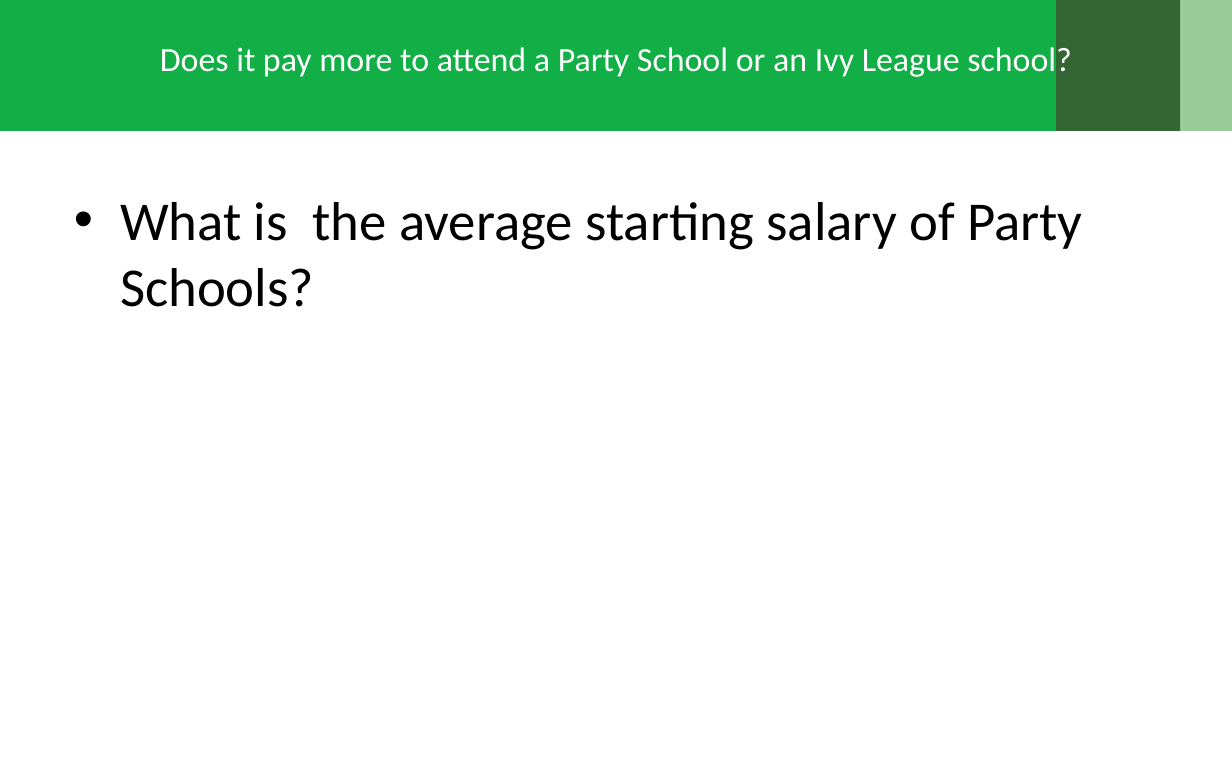
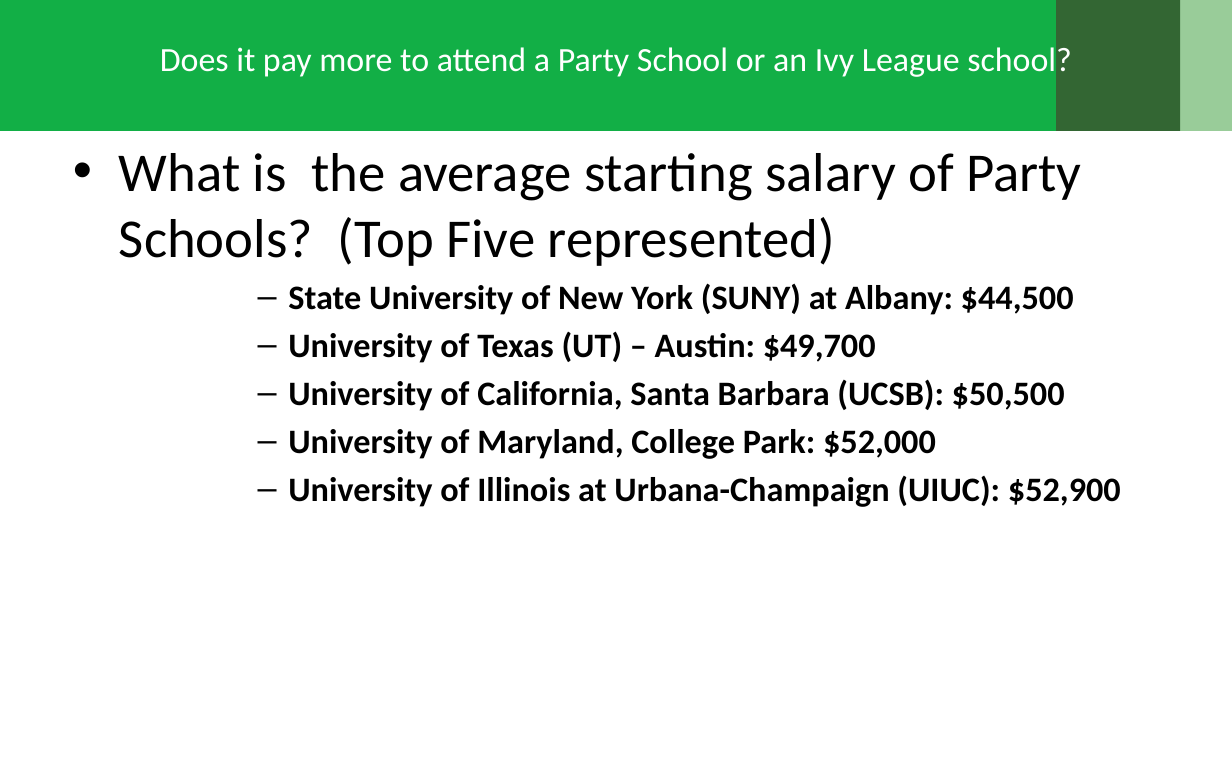
Before and after one commit to khosenag03/RICHdataGroupProject, a slide deck: slide 10 of The True Meaning behind Decision Day.pptx (slide 9 before the commit). Drawn at 1232x770 pixels with LibreOffice and Linux fonts; fonts in the diff are those of the drawing; background and template pictures are left out. Boxes give left, top, right and bottom in pixels: in the first picture for what was removed or moved away, otherwise in the second. Text is boxed around its words. In the diff, an @@ line names an element or a change of style, - is before the commit and + after.

```diff
--- a/The True Meaning behind Decision Day.pptx
+++ b/The True Meaning behind Decision Day.pptx
@@ text at box(119, 153, 1121, 507): text changed; size 32 to 20 pt; bold on @@
-• What is the average starting salary of Party Schools?
+• What is the average starting salary of Party Schools? (Top Five represented)
+      – State University of New York (SUNY) at Albany: $44,500
+      – University of Texas (UT) – Austin: $49,700
+      – University of California, Santa Barbara (UCSB): $50,500
+      – University of Maryland, College Park: $52,000
+      – University of Illinois at Urbana-Champaign (UIUC): $52,900
```
Also in this commit, not shown: 14 other slides changed, 9 slides added.
